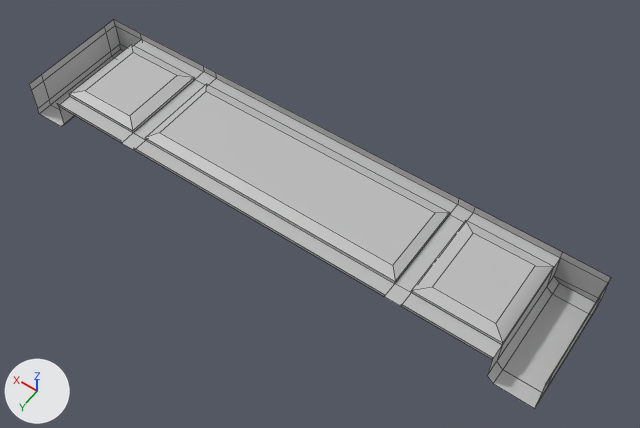
The FBX model Assets/GA/FBX/2_big_props/SM_petit_plafond.fbx: old version first, new version second.
Rendered twice from a 50 mm lens placed at (-0.69, 7.59, 15.58), pointed at (4.02, 1.0, 5.23). Arrows for +X, +Y and +Z are at lower left; the lights stay in place. The picture after the commit comes second. Mesh edges are drawn as thin lines. Where no turn or scale is listed for an object, it has been applied to the vertices.

Names of what the first picture shows: 'SM_ornements1'.
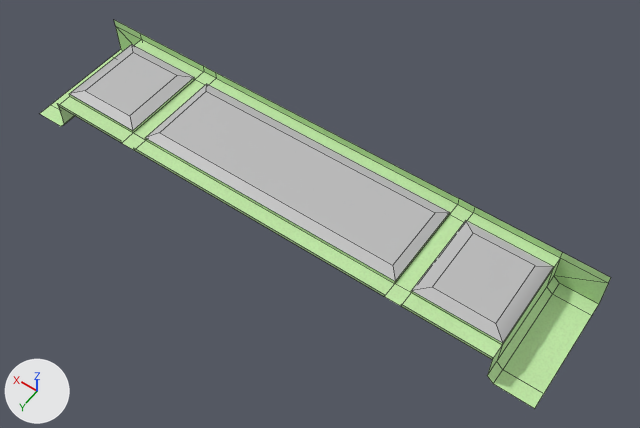
The newer file is also turned or shifted as a whole; pictures and numbers use the older file's frame.

The edits, one by one:
Picture 'SM_Mur_standardSurface1_BaseColor.png' (img_sm_mur_standardsurface1_basecolor_png) is new.
Material 'blinn1' (mat_blinn1) is new.
Its texture is img_sm_mur_standardsurface1_basecolor_png.
Its roughness is 0.749.
me_mesh is used by ob_sm_ornements1; location (4.55, 3.07, 5.47).
me_mesh had 108 vertices, 89 faces and spanned x -4.55..4.45, y -3.07..-1.15, z -0.33..0.33.
me_mesh now has 88 vertices, 71 faces and spans x -4.55..4.45, y -3.07..-1.15, z -0.33..0.33.
Part 1, on me_mesh:
10 vertices are removed from x 4.45, y -3.07..-1.15, z -0.22..0.33.
11 faces are deleted.
2 new faces join them, mat_blinn1 (picture img_sm_mur_standardsurface1_basecolor_png).
Part 2, on me_mesh:
10 vertices are removed from x -4.55, y -3.07..-1.15, z -0.2..0.33.
11 faces are deleted.
2 new faces join them, mat_blinn1 (picture img_sm_mur_standardsurface1_basecolor_png).
me_mesh part 3: 67 kept faces spanning x -4.55..4.45, y -3.07..-1.15, z -0.33..0.33 get new texture (UV) coordinates.
me_mesh part 4: 52 faces spanning x -4.55..4.45, y -3.07..-1.15, z -0.33..0.33 switch from mat_plafond (grey #bcbcbc) to mat_blinn1 (picture img_sm_mur_standardsurface1_basecolor_png).

Where the change shows, as pixel boxes [x1, y1, x2, y2] in the pictures (640 x 428 px):
'SM_ornements1', reshaped: before [29, 20, 611, 408]; after [40, 20, 611, 408]
part 1 of me_mesh, cut back: before [29, 20, 141, 114]; after [116, 26, 141, 51]
part 2 of me_mesh, cut back: before [535, 258, 610, 408]; after [554, 258, 608, 304]
part 3 of me_mesh, surface changed: [40, 20, 611, 408] in both
part 4 of me_mesh, recoloured: [40, 20, 611, 408] in both
